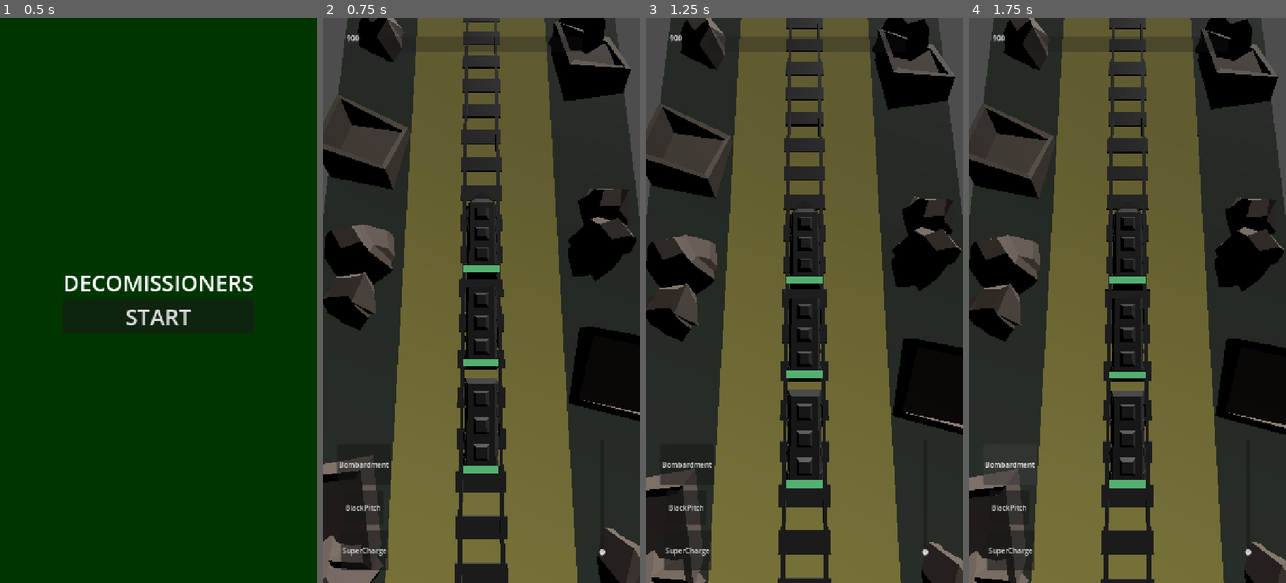
Above: before the commit, frames 1-4 (left to right).
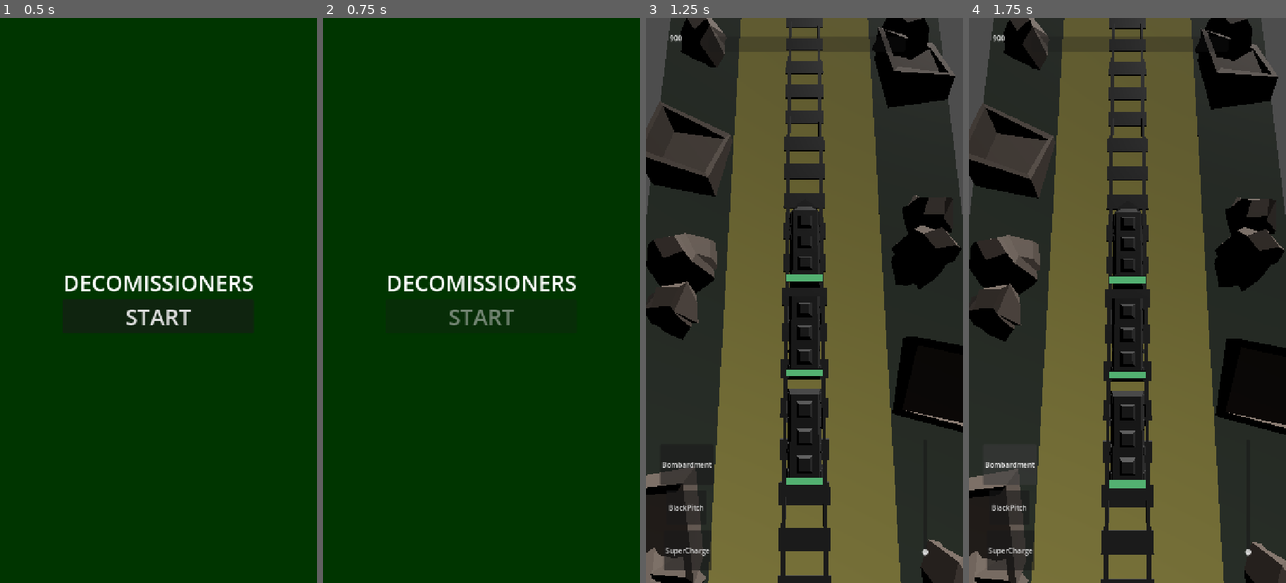
Above: after the commit, the same moments.

Repository: GabrielSiras/Decomissioners
Game: Godot game, scene res://scenes/UI-UX/UI/MENUs/MainMenu.tscn
Same seed, same stepped clock (60 frames per second), same inputs: the game is played once before the commit and once after it.
Inputs:
- Up to frame 1 (0.5 s): no input
- Up to frame 2 (0.75 s): click "START" at 0.5 s
- Up to frame 3 (1.25 s): no input
- Up to frame 4 (1.75 s): click "Bombardment" at 1.25 s

Frame 1 is identical in both runs. In frame 2, 100% of the frame differs, in the area x 0-100%, y 0-100%; in frame 3, 3.9%; in frame 4, 0.1%.

Commit message:
#87,88,89/FEAT: Adicionado SFXs para botão iniciar e skills (blackpitch e bombardment)

Diff:
--- /dev/null
+++ b/default_bus_layout.tres
@@ -0,0 +1,15 @@
+[gd_resource type="AudioBusLayout" format=3 uid="uid://4804eo1361x8"]
+
+[resource]
+bus/1/name = &"SFX"
+bus/1/solo = false
+bus/1/mute = false
+bus/1/bypass_fx = false
+bus/1/volume_db = 0.0
+bus/1/send = &"Master"
+bus/2/name = &"Music"
+bus/2/solo = false
+bus/2/mute = false
+bus/2/bypass_fx = false
+bus/2/volume_db = 0.0
+bus/2/send = &"Master"
--- a/scenes/Player/Skills/BlackPitch/BlackPitchSkillButton.tscn
+++ b/scenes/Player/Skills/BlackPitch/BlackPitchSkillButton.tscn
@@ -4,6 +4,15 @@
 [ext_resource type="Script" uid="uid://bb5k24ln401vo" path="res://scripts/Player/Skills/BlackPitch/BlackPitchSkillButton.gd" id="2_pdwsd"]
 [ext_resource type="Script" uid="uid://dpofd1ox42pwy" path="res://scripts/Player/Skills/BlackPitch/PitchSkill.gd" id="3_nqbpf"]
 [ext_resource type="PackedScene" uid="uid://br5631g8ldnui" path="res://scenes/VFX/PitchPuddleRight.tscn" id="4_nqbpf"]
+[ext_resource type="AudioStream" uid="uid://dwpajlp5hbi5o" path="res://assets/audios/SFX/Skills/BlackPitch/BlackPitchSpillingVariation1.wav" id="5_3ja3k"]
+[ext_resource type="AudioStream" uid="uid://c44vusr1tj6qt" path="res://assets/audios/SFX/Skills/BlackPitch/BlackPitchSpillingVariation2.wav" id="6_o46au"]
+[ext_resource type="AudioStream" uid="uid://bebkm1c0425yr" path="res://assets/audios/SFX/Skills/BlackPitch/BlackPitchSpillingVariation3.wav" id="7_4ddpu"]
+
+[sub_resource type="AudioStreamRandomizer" id="AudioStreamRandomizer_qmg03"]
+streams_count = 3
+stream_0/stream = ExtResource("5_3ja3k")
+stream_1/stream = ExtResource("6_o46au")
+stream_2/stream = ExtResource("7_4ddpu")
 
 [node name="BlackPitchSkillButton" unique_id=834700005 node_paths=PackedStringArray("pitch_skill_node") instance=ExtResource("1_sb3mo")]
 offset_left = 32.0
@@ -18,3 +27,7 @@
 [node name="PitchSkill" type="Node3D" parent="." index="0" unique_id=92291517]
 script = ExtResource("3_nqbpf")
 right_puddle_scene = ExtResource("4_nqbpf")
+
+[node name="SkillSound" type="AudioStreamPlayer" parent="." index="1" unique_id=2121972123]
+stream = SubResource("AudioStreamRandomizer_qmg03")
+bus = &"SFX"
--- a/scenes/Player/Skills/Bombardment/BombardmentSkillButton.tscn
+++ b/scenes/Player/Skills/Bombardment/BombardmentSkillButton.tscn
@@ -3,6 +3,15 @@
 [ext_resource type="PackedScene" uid="uid://dlk4tve5trsps" path="res://scenes/Player/Skills/SkillBase.tscn" id="1_5uwgk"]
 [ext_resource type="Script" uid="uid://ccpfov3xs4314" path="res://scripts/Player/Skills/Bombardment/BombardmentSkillButton.gd" id="2_u5j7m"]
 [ext_resource type="PackedScene" uid="uid://bc2jkojs684ns" path="res://scenes/Player/Skills/Bombardment/Bombardment.tscn" id="3_8my35"]
+[ext_resource type="AudioStream" uid="uid://c2n3dn564sbmb" path="res://assets/audios/SFX/Skills/Bombardment/DistantExplosionVariation1.wav" id="4_51kuq"]
+[ext_resource type="AudioStream" uid="uid://b7vuoycbd1s0n" path="res://assets/audios/SFX/Skills/Bombardment/DistantExplosionVariation2.wav" id="5_640q7"]
+[ext_resource type="AudioStream" uid="uid://b3q0dk5cx5cke" path="res://assets/audios/SFX/Skills/Bombardment/DistantExplosionVariation3.wav" id="6_n86lb"]
+
+[sub_resource type="AudioStreamRandomizer" id="AudioStreamRandomizer_3ja3k"]
+streams_count = 3
+stream_0/stream = ExtResource("4_51kuq")
+stream_1/stream = ExtResource("5_640q7")
+stream_2/stream = ExtResource("6_n86lb")
 
 [node name="BombardmentSkillButton" unique_id=834700005 instance=ExtResource("1_5uwgk")]
 offset_left = 156.0
@@ -14,3 +23,7 @@
 bombardment_scene = ExtResource("3_8my35")
 
 [node name="CooldownTimer" type="Timer" parent="." index="0" unique_id=946769539]
+
+[node name="SkillSound" type="AudioStreamPlayer" parent="." index="1" unique_id=1726425558]
+stream = SubResource("AudioStreamRandomizer_3ja3k")
+bus = &"SFX"
--- a/scenes/UI-UX/UI/MENUs/MainMenu.tscn
+++ b/scenes/UI-UX/UI/MENUs/MainMenu.tscn
@@ -1,6 +1,7 @@
 [gd_scene format=3 uid="uid://cm1sj4qhjgj5v"]
 
 [ext_resource type="Script" uid="uid://5sx4ttr6a5ve" path="res://scripts/UI-UX/UI/MainMenu.gd" id="1_vnlg1"]
+[ext_resource type="AudioStream" uid="uid://ma7spr0eraxc" path="res://assets/audios/SFX/UI/MetalClick/MetalClick.wav" id="2_6sobg"]
 
 [node name="MainMenu" type="CanvasLayer" unique_id=809505831]
 script = ExtResource("1_vnlg1")
@@ -33,4 +34,11 @@
 theme_override_font_sizes/font_size = 50
 text = "START"
 
+[node name="MetalClick" type="AudioStreamPlayer" parent="." unique_id=1811167691]
+stream = ExtResource("2_6sobg")
+bus = &"SFX"
+
+[node name="StartTimer" type="Timer" parent="." unique_id=1129727915]
+wait_time = 0.3
+
 [connection signal="pressed" from="CenterContainer/VBoxContainer/StartButton" to="." method="_on_start_button_pressed"]
--- a/scenes/devroom.tscn
+++ b/scenes/devroom.tscn
@@ -114,6 +114,7 @@
 offset_top = 966.0
 offset_right = 153.0
 offset_bottom = 1058.0
+cooldown_time = 15.0
 
 [node name="SuperChargeSkillButton" parent="Skills" unique_id=834700005 node_paths=PackedStringArray("train") instance=ExtResource("24_575n3")]
 offset_left = 40.0
--- a/scripts/Player/Skills/BlackPitch/BlackPitchSkillButton.gd
+++ b/scripts/Player/Skills/BlackPitch/BlackPitchSkillButton.gd
@@ -4,6 +4,8 @@
 @export_category("Instância da Habilidade")
 @export var pitch_skill_node: PitchSkill
 @export var cooldown_duration: float = 10.0
+
+@onready var skill_sound: AudioStreamPlayer = $SkillSound
 
 var original_button_text: String = ""
 
@@ -39,6 +41,7 @@
 
 	if is_instance_valid(pitch_skill_node):
 		pitch_skill_node.execute_skill(train_head)
+		skill_sound.play()
 		_start_cooldown()
 	else:
 		print("❌ O nó 'PitchSkill' não foi atribuído no botão!")
--- a/scripts/Player/Skills/Bombardment/BombardmentSkillButton.gd
+++ b/scripts/Player/Skills/Bombardment/BombardmentSkillButton.gd
@@ -5,6 +5,7 @@
 @export var cooldown_time: float = 15.0
 
 @onready var cooldown_timer: Timer = $CooldownTimer
+@onready var skill_sound: AudioStreamPlayer = $SkillSound
 
 var active_bombardment: Bombardment = null
 
@@ -30,6 +31,7 @@
 	active_bombardment = null
 	disabled = true
 	cooldown_timer.start()
+	skill_sound.play()
 
 func _on_skill_cancelled() -> void:
 	active_bombardment = null
--- a/scripts/Player/Train/Train.gd
+++ b/scripts/Player/Train/Train.gd
@@ -133,7 +133,6 @@
 	if global_position.distance_to(next_gate.global_position)-5 <= brake_distance * current_speed_factor and approaching_gate == true:
 		brake_at_gate()
 
-	print(max_speed)
 	_update_progress()
 
 func _on_train_braked() -> void:
--- a/scripts/UI-UX/UI/MainMenu.gd
+++ b/scripts/UI-UX/UI/MainMenu.gd
@@ -1,7 +1,8 @@
 class_name MainMenu
 extends CanvasLayer
-
+@onready var metal_click: AudioStreamPlayer = $MetalClick
 @onready var start_button: Button = $CenterContainer/VBoxContainer/StartButton
+@onready var start_timer: Timer = $StartTimer
 
 func _ready() -> void:
 	pass
@@ -10,4 +11,10 @@
 	pass
 
 func _on_start_button_pressed() -> void:
+	start_button.disabled = true
+	$MetalClick.pitch_scale = randf_range(0.9, 1.1)
+	$MetalClick.play()
+	start_timer.one_shot = true
+	start_timer.start()
+	await start_timer.timeout
 	get_tree().change_scene_to_file("res://scenes/devroom.tscn")
Not shown, added: assets/audios/SFX/Skills/BlackPitch/BlackPitchSpillingVariation1.wav.import
Not shown, added: assets/audios/SFX/Skills/BlackPitch/BlackPitchSpillingVariation2.wav.import
Not shown, added: assets/audios/SFX/Skills/BlackPitch/BlackPitchSpillingVariation3.wav.import
Not shown, added: assets/audios/SFX/Skills/Bombardment/DistantExplosionVariation1.wav.import
Not shown, added: assets/audios/SFX/Skills/Bombardment/DistantExplosionVariation2.wav.import
Not shown, added: assets/audios/SFX/Skills/Bombardment/DistantExplosionVariation3.wav.import
Not shown, added: assets/audios/SFX/UI/MetalClick/MetalClick.wav.import
Not shown, added: assets/audios/SFX/Skills/BlackPitch/BlackPitchSpillingVariation1.wav
Not shown, added: assets/audios/SFX/Skills/BlackPitch/BlackPitchSpillingVariation2.wav
Not shown, added: assets/audios/SFX/Skills/BlackPitch/BlackPitchSpillingVariation3.wav
Not shown, added: assets/audios/SFX/Skills/Bombardment/DistantExplosionVariation1.wav
Not shown, added: assets/audios/SFX/Skills/Bombardment/DistantExplosionVariation2.wav
(and 2 more such lines)
